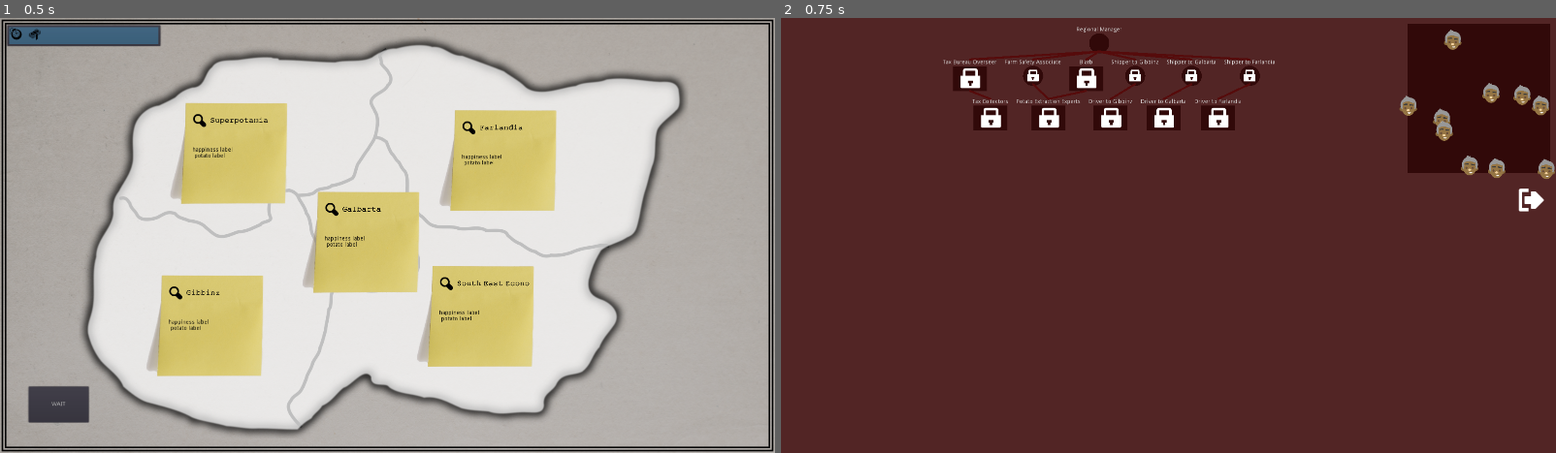
Above: before the commit, frames 1-2 (left to right).
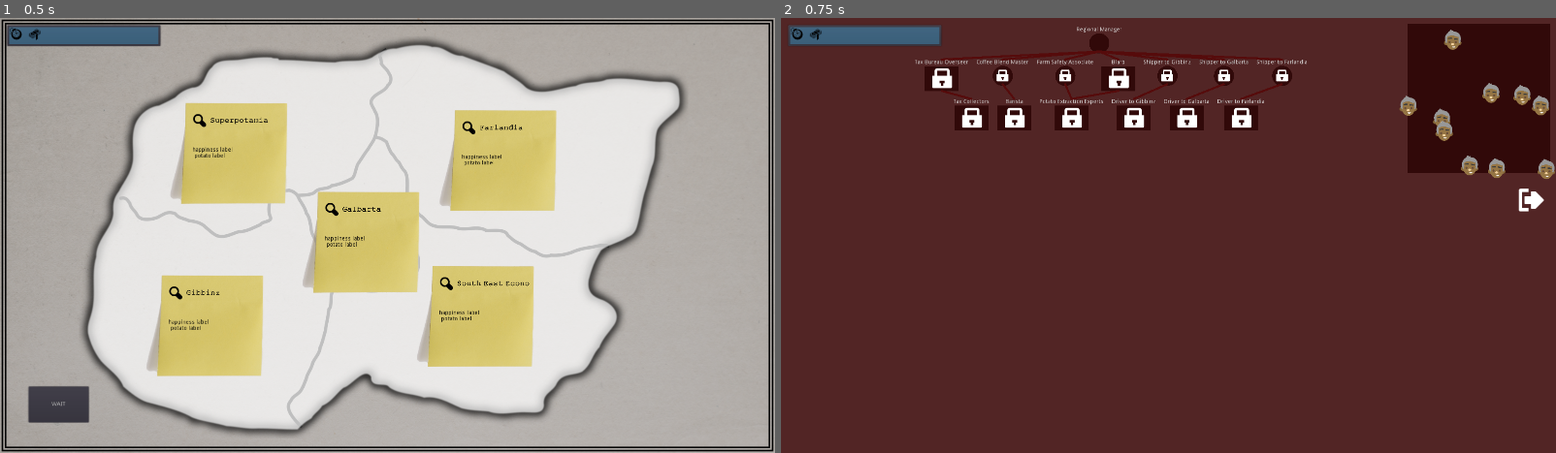
Above: after the commit, the same moments.

Repository: poohshoes/GMTK2020
Game: Godot game, scene res://World.tscn
Two runs of this game, one before a commit and one after it. Both use one fixed random seed, a clock stepped at 60 frames per second and the inputs below.
Inputs:
- Up to frame 1 (0.5 s): no input
- Up to frame 2 (0.75 s): click "Superpotamia" at 0.5 s

Frame 1 is identical in both runs. In frame 2, 5.0% of the frame differs, in the area x 1-68%, y 1-26%.

Commit message:
Baristas Job Salary Types

Diff:
--- a/MultiJob.gd
+++ b/MultiJob.gd
@@ -2,6 +2,8 @@
 
 export(int) var width;
 export(int) var height;
+
+var salaryType
 
 var parents = []
 var lines = []
--- a/RegionJobs.gd
+++ b/RegionJobs.gd
@@ -11,6 +11,14 @@
 
 var employeePool = []
 var jobs = []
+
+func get_num_workers_for_salary(salaryType):
+	var numWorkers = 0
+	for job in jobs:
+		if job.salaryType == salaryType:
+			numWorkers += job.get_num_workers()
+	return numWorkers
+
 
 func get_num_workers():
 	var numWorkers = 0
@@ -49,24 +57,26 @@
 	if !employee.hasJob:
 		employee.return()
 
-
 var taxCollectors
 var potatoFarmers
 var potatoDrivers = []
+var baristas
 func setup(regionId):
 	viewport = get_viewport().size;
 	singleJobTemplate = load("res://SingleJob.tscn")
 	multiJobTemplate = load("res://MultiJob.tscn")
 
-	rootJob = get_single_job("Regional Manager", null)
+	rootJob = get_single_job("Regional Manager", null, Global.SALARY_HIGH)
 	rootJob.unlock()
-	var taxManager = get_multi_job("Tax Bureau Overseer", rootJob)
+	var taxManager = get_multi_job("Tax Bureau Overseer", rootJob, Global.SALARY_MED)
 	taxManager.workersPerManager = 2
-	taxCollectors = get_multi_job("Tax Collectors", taxManager)
-	var potatoManager = get_single_job("Farm Safety Associate", rootJob)
-	var potatoManager2 = get_multi_job("Blarb", rootJob)
+	taxCollectors = get_multi_job("Tax Collectors", taxManager, Global.SALARY_LOW)
+	var baristaManager = get_single_job("Coffee Blend Master", rootJob, Global.SALARY_MED)
+	baristas = get_multi_job("Barista", baristaManager, Global.SALARY_LOW)
+	var potatoManager = get_single_job("Farm Safety Associate", rootJob, Global.SALARY_MED)
+	var potatoManager2 = get_multi_job("Blarb", rootJob, Global.SALARY_MED)
 	potatoManager2.workersPerManager = 2
-	potatoFarmers = get_multi_job("Potato Extraction Experts", potatoManager)
+	potatoFarmers = get_multi_job("Potato Extraction Experts", potatoManager, Global.SALARY_LOW)
 	extra_parent(potatoFarmers, potatoManager2)
 
 	for i in range(5):
@@ -136,8 +146,8 @@
 			name = region.region_name
 		index += 1
 
-	var shipperManager = get_single_job("Shipper to " + name, parent)
-	potatoDrivers[regionId] = get_multi_job("Driver to " + name, shipperManager)
+	var shipperManager = get_single_job("Shipper to " + name, parent, Global.SALARY_MED)
+	potatoDrivers[regionId] = get_multi_job("Driver to " + name, shipperManager, Global.SALARY_LOW)
 
 func get_layout_sizes(node, height, width, depth):
 	if width.size() <= depth:
@@ -203,18 +213,19 @@
 		layout2(child)
 
 
-func get_single_job(labelText, parent):
+func get_single_job(labelText, parent, salaryType):
 	var result = singleJobTemplate.instance()
-	setup_job(labelText, parent, result)
+	setup_job(labelText, parent, result, salaryType)
 	return result
 
-func get_multi_job(labelText, parent):
+func get_multi_job(labelText, parent, salaryType):
 	var result = multiJobTemplate.instance()
-	setup_job(labelText, parent, result)
+	setup_job(labelText, parent, result, salaryType)
 	return result
 
 
-func setup_job(labelText, parent, child):
+func setup_job(labelText, parent, child, salaryType):
+	child.salaryType = salaryType
 	add_child(child)
 	jobs.append(child)
 	child.set_title(labelText)
--- a/Scenes/Region.gd
+++ b/Scenes/Region.gd
@@ -49,8 +49,13 @@
 func tick(imports, exports):
 	# Get region job data
 	var numWorkers = regionJobs.get_num_workers()
+	var numPotatoFarmers = regionJobs.potatoFarmers.employee.size()
 	var numTaxCollectors = regionJobs.taxCollectors.employee.size()
-	var numPotatoFarmers = regionJobs.potatoFarmers.employee.size()
+	var numBaristas = regionJobs.baristas.employee.size()
+	var effectiveTaxCollectors = max(0, numTaxCollectors - numBaristas)
+	var numLowSalary = regionJobs.get_num_workers_for_salary(Global.SALARY_LOW)
+	var numMedSalary = regionJobs.get_num_workers_for_salary(Global.SALARY_MED)
+	var numHighSalary = regionJobs.get_num_workers_for_salary(Global.SALARY_HIGH)
 
 	# Update potato production
 	dS = population # Start with one potato produced per person
@@ -63,7 +68,7 @@
 	# Collect fees from citizens
 	dM += feeRate * population
 	# Pay salaries
-	dM -= numPotatoFarmers * FARMER_SALARY + numTaxCollectors * FEE_COLLECTOR_SALARY + numWorkers * WORKER_SALARY
+	dM -= numPotatoFarmers * FARMER_SALARY + effectiveTaxCollectors * FEE_COLLECTOR_SALARY + numWorkers * WORKER_SALARY
 
 	# Calculate happiness
 	dH = FEE_HAPPY_FACTOR * feeRate + POTATO_HAPPY_FACTOR * (dS / population)
--- a/SingleJob.gd
+++ b/SingleJob.gd
@@ -2,6 +2,8 @@
 
 export(int) var width;
 export(int) var height;
+
+var salaryType
 
 var parents = []
 var lines = []
--- a/World.gd
+++ b/World.gd
@@ -11,6 +11,8 @@
 func _ready():
 	for region in $Regions.get_children():
 		setup_region_jobs(region)
+
+	self.move_child($ResourcesPanel, get_child_count())
 
 func tick():
 	# Start with a bunch of regional stuff (see region code)
@@ -51,3 +53,5 @@
 	region.regionJobs = regionJob
 	regionJobs.append(regionJob)
 	regionJob.setup(region.region_id)
+
+	#$ResourcesPanel.move_child(self, get_child_count())
--- a/World.tscn
+++ b/World.tscn
@@ -11,6 +11,17 @@
 [ext_resource path="res://Font/10CentSoviet32.tres" type="DynamicFontData" id=9]
 [ext_resource path="res://WelcomePanel.gd" type="Script" id=10]
 
+[sub_resource type="DynamicFontData" id=4]
+font_path = "res://Font/10CESRG_.TTF"
+
+[sub_resource type="DynamicFont" id=5]
+size = 32
+font_data = SubResource( 4 )
+
+[sub_resource type="DynamicFont" id=6]
+size = 32
+font_data = ExtResource( 9 )
+
 [sub_resource type="DynamicFont" id=1]
 size = 32
 font_data = ExtResource( 9 )
@@ -21,17 +32,6 @@
 [sub_resource type="DynamicFont" id=3]
 size = 32
 font_data = SubResource( 2 )
-
-[sub_resource type="DynamicFontData" id=4]
-font_path = "res://Font/10CESRG_.TTF"
-
-[sub_resource type="DynamicFont" id=5]
-size = 32
-font_data = SubResource( 4 )
-
-[sub_resource type="DynamicFont" id=6]
-size = 32
-font_data = ExtResource( 9 )
 
 [node name="World" type="Node2D"]
 script = ExtResource( 2 )
@@ -39,6 +39,103 @@
 [node name="WorldMap" type="Sprite" parent="."]
 position = Vector2( 960, 540 )
 texture = ExtResource( 1 )
+
+[node name="Regions" type="Node2D" parent="."]
+
+[node name="RegionA" parent="Regions" instance=ExtResource( 4 )]
+position = Vector2( 570.686, 320.528 )
+region_name = "Superpotamia"
+region_id = 0
+
+[node name="RegionB" parent="Regions" instance=ExtResource( 4 )]
+position = Vector2( 511.457, 748.472 )
+region_name = "Gibbinz"
+region_id = 1
+
+[node name="RegionC" parent="Regions" instance=ExtResource( 4 )]
+position = Vector2( 898.211, 541.035 )
+region_name = "Galbarta"
+region_id = 2
+
+[node name="RegionD" parent="Regions" instance=ExtResource( 4 )]
+position = Vector2( 1182.03, 725.381 )
+region_name = "South East Economic Region"
+region_id = 3
+
+[node name="RegionE" parent="Regions" instance=ExtResource( 4 )]
+position = Vector2( 1237.8, 338.496 )
+region_name = "Farlandia"
+region_id = 4
+
+[node name="EndTurnButton" type="Button" parent="."]
+margin_left = 70.628
+margin_top = 915.397
+margin_right = 219.628
+margin_bottom = 1004.4
+text = "WAIT"
+script = ExtResource( 3 )
+__meta__ = {
+"_edit_use_anchors_": false
+}
+
+[node name="WelcomePanel" type="PanelContainer" parent="."]
+visible = false
+margin_left = 382.0
+margin_top = 125.0
+margin_right = 1492.0
+margin_bottom = 987.0
+script = ExtResource( 10 )
+__meta__ = {
+"_edit_use_anchors_": false
+}
+
+[node name="VBoxContainer" type="VBoxContainer" parent="WelcomePanel"]
+margin_left = 7.0
+margin_top = 7.0
+margin_right = 1103.0
+margin_bottom = 855.0
+size_flags_horizontal = 3
+size_flags_vertical = 3
+
+[node name="RichTextLabel" type="RichTextLabel" parent="WelcomePanel/VBoxContainer"]
+margin_right = 1096.0
+margin_bottom = 800.0
+size_flags_vertical = 3
+custom_fonts/normal_font = SubResource( 5 )
+bbcode_enabled = true
+bbcode_text = "Welcome, Beloved Leader!
+
+Your brother's passing was a great blow to the people of Controvia. Mourning was enforced for days, with great entirely voluntary displays of affection and sadness.
+
+You have decided to take the country in a new direction. Apparently, the greatest states in the world focus on making their people happy. To administer this change towards a happy people you have created the [color=yellow]Central Happiness Committee[/color] to oversee the administration of happiness among the five mighty regions of Controvia.
+
+As your policy dictates, you can hire beuraucrats to administer the transfer of potatoes, collect taxes, or regulate the economy. As your policy also dictates, [color=yellow]nobody can be fired[/color].
+
+Best of luck!
+"
+text = "Welcome, Beloved Leader!
+
+Your brother's passing was a great blow to the people of Controvia. Mourning was enforced for days, with great entirely voluntary displays of affection and sadness.
+
+You have decided to take the country in a new direction. Apparently, the greatest states in the world focus on making their people happy. To administer this change towards a happy people you have created the Central Happiness Committee to oversee the administration of happiness among the five mighty regions of Controvia.
+
+As your policy dictates, you can hire beuraucrats to administer the transfer of potatoes, collect taxes, or regulate the economy. As your policy also dictates, nobody can be fired.
+
+Best of luck!
+"
+
+[node name="HBoxContainer" type="HBoxContainer" parent="WelcomePanel/VBoxContainer"]
+margin_top = 804.0
+margin_right = 1096.0
+margin_bottom = 848.0
+alignment = 1
+
+[node name="CloseIntroButton" type="Button" parent="WelcomePanel/VBoxContainer/HBoxContainer"]
+margin_left = 519.0
+margin_right = 576.0
+margin_bottom = 44.0
+custom_fonts/font = SubResource( 6 )
+text = "OK"
 
 [node name="ResourcesPanel" type="PanelContainer" parent="."]
 margin_left = 16.0
@@ -106,101 +203,4 @@
 __meta__ = {
 "_edit_use_anchors_": false
 }
-
-[node name="Regions" type="Node2D" parent="."]
-
-[node name="RegionA" parent="Regions" instance=ExtResource( 4 )]
-position = Vector2( 570.686, 320.528 )
-region_name = "Superpotamia"
-region_id = 0
-
-[node name="RegionB" parent="Regions" instance=ExtResource( 4 )]
-position = Vector2( 511.457, 748.472 )
-region_name = "Gibbinz"
-region_id = 1
-
-[node name="RegionC" parent="Regions" instance=ExtResource( 4 )]
-position = Vector2( 898.211, 541.035 )
-region_name = "Galbarta"
-region_id = 2
-
-[node name="RegionD" parent="Regions" instance=ExtResource( 4 )]
-position = Vector2( 1182.03, 725.381 )
-region_name = "South East Economic Region"
-region_id = 3
-
-[node name="RegionE" parent="Regions" instance=ExtResource( 4 )]
-position = Vector2( 1237.8, 338.496 )
-region_name = "Farlandia"
-region_id = 4
-
-[node name="EndTurnButton" type="Button" parent="."]
-margin_left = 70.628
-margin_top = 915.397
-margin_right = 219.628
-margin_bottom = 1004.4
-text = "WAIT"
-script = ExtResource( 3 )
-__meta__ = {
-"_edit_use_anchors_": false
-}
-
-[node name="WelcomePanel" type="PanelContainer" parent="."]
-visible = false
-margin_left = 382.0
-margin_top = 125.0
-margin_right = 1492.0
-margin_bottom = 987.0
-script = ExtResource( 10 )
-__meta__ = {
-"_edit_use_anchors_": false
-}
-
-[node name="VBoxContainer" type="VBoxContainer" parent="WelcomePanel"]
-margin_left = 7.0
-margin_top = 7.0
-margin_right = 1103.0
-margin_bottom = 855.0
-size_flags_horizontal = 3
-size_flags_vertical = 3
-
-[node name="RichTextLabel" type="RichTextLabel" parent="WelcomePanel/VBoxContainer"]
-margin_right = 1096.0
-margin_bottom = 800.0
-size_flags_vertical = 3
-custom_fonts/normal_font = SubResource( 5 )
-bbcode_enabled = true
-bbcode_text = "Welcome, Beloved Leader!
-
-Your brother's passing was a great blow to the people of Controvia. Mourning was enforced for days, with great entirely voluntary displays of affection and sadness.
-
-You have decided to take the country in a new direction. Apparently, the greatest states in the world focus on making their people happy. To administer this change towards a happy people you have created the [color=yellow]Central Happiness Committee[/color] to oversee the administration of happiness among the five mighty regions of Controvia.
-
-As your policy dictates, you can hire beuraucrats to administer the transfer of potatoes, collect taxes, or regulate the economy. As your policy also dictates, [color=yellow]nobody can be fired[/color].
-
-Best of luck!
-"
-text = "Welcome, Beloved Leader!
-
-Your brother's passing was a great blow to the people of Controvia. Mourning was enforced for days, with great entirely voluntary displays of affection and sadness.
-
-You have decided to take the country in a new direction. Apparently, the greatest states in the world focus on making their people happy. To administer this change towards a happy people you have created the Central Happiness Committee to oversee the administration of happiness among the five mighty regions of Controvia.
-
-As your policy dictates, you can hire beuraucrats to administer the transfer of potatoes, collect taxes, or regulate the economy. As your policy also dictates, nobody can be fired.
-
-Best of luck!
-"
-
-[node name="HBoxContainer" type="HBoxContainer" parent="WelcomePanel/VBoxContainer"]
-margin_top = 804.0
-margin_right = 1096.0
-margin_bottom = 848.0
-alignment = 1
-
-[node name="CloseIntroButton" type="Button" parent="WelcomePanel/VBoxContainer/HBoxContainer"]
-margin_left = 519.0
-margin_right = 576.0
-margin_bottom = 44.0
-custom_fonts/font = SubResource( 6 )
-text = "OK"
 [connection signal="pressed" from="WelcomePanel/VBoxContainer/HBoxContainer/CloseIntroButton" to="WelcomePanel" method="_on_CloseIntroButton_pressed"]
--- a/global.gd
+++ b/global.gd
@@ -1 +1,5 @@
 extends Node
+
+const SALARY_LOW = 0
+const SALARY_MED = 1
+const SALARY_HIGH = 2
--- a/project.godot
+++ b/project.godot
@@ -19,6 +19,10 @@
 run/main_scene="res://World.tscn"
 config/icon="res://icon.png"
 
+[autoload]
+
+Global="*res://global.gd"
+
 [display]
 
 window/size/width=1920
